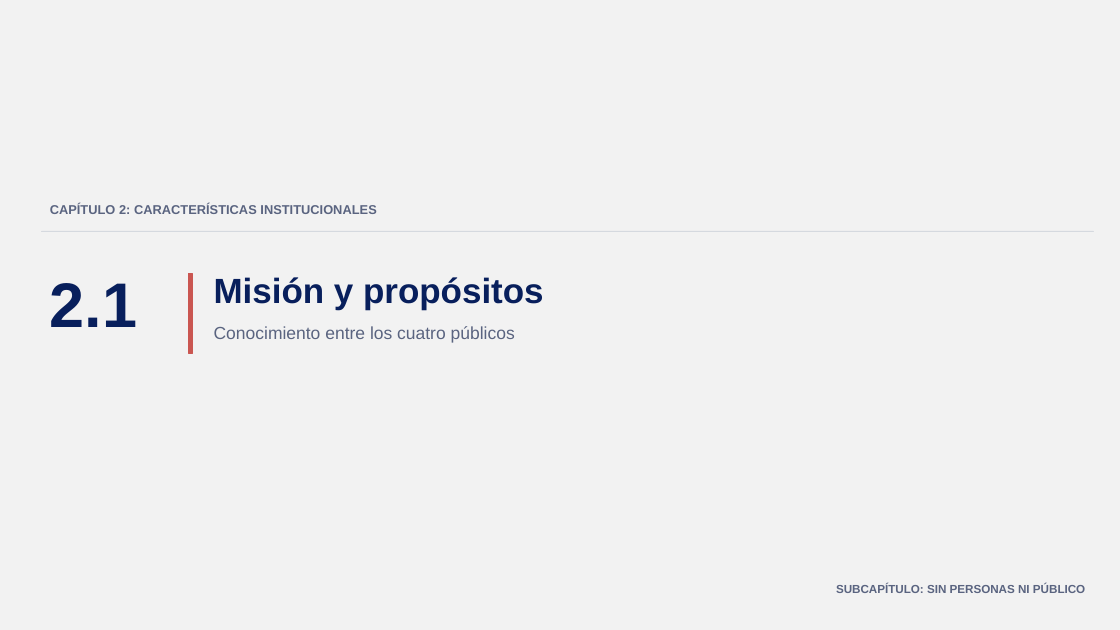
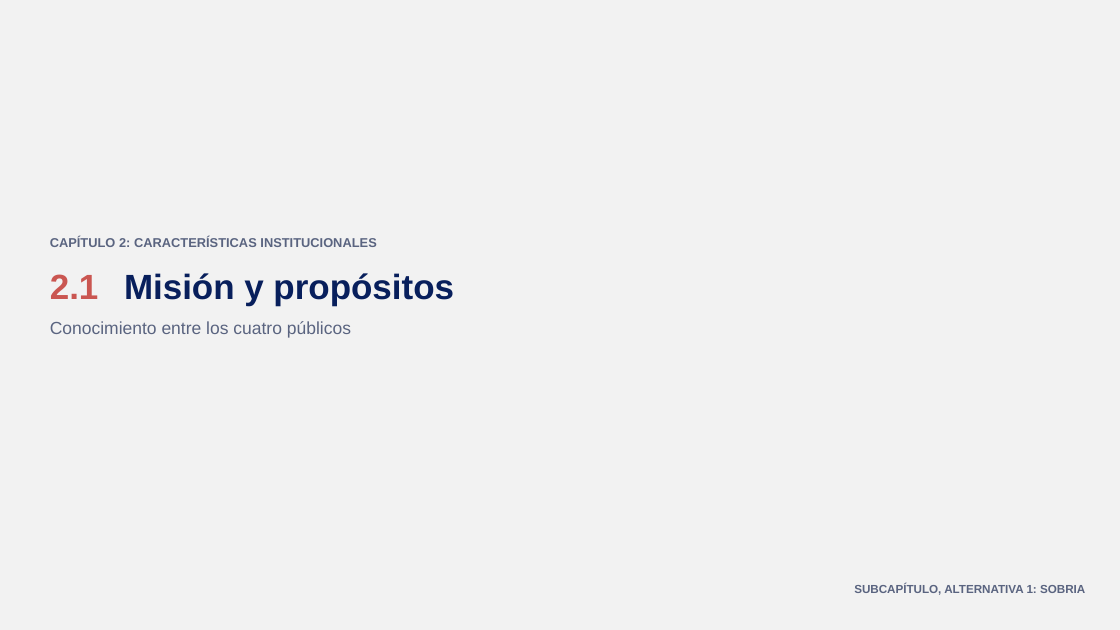
Before and after one commit to GonzaloAlmendariz/prosecnur-app, a slide deck: slide 6 of docs/qa/motor-ppt-2026-10-06/4-recetario/propuestas-rescatables.pptx (slide 7 before the commit). Drawn at 1120x630 pixels with LibreOffice and Linux fonts; fonts in the diff are those of the drawing; background and template pictures are left out. Boxes give left, top, right and bottom in pixels: in the first picture for what was removed or moved away, otherwise in the second. Text is boxed around its words. In the diff, an @@ line names an element or a change of style, - is before the commit and + after.

```diff
--- a/docs/qa/motor-ppt-2026-10-06/4-recetario/propuestas-rescatables.pptx
+++ b/docs/qa/motor-ppt-2026-10-06/4-recetario/propuestas-rescatables.pptx
@@ text "CAPÍTULO 2: CARACTERÍSTICAS INSTITUCIONALES" moved from (x1=50, y1=204, x2=376, y2=214) to (x1=50, y1=237, x2=376, y2=247) @@
@@ rectangle removed at (x1=41, y1=231, x2=1093, y2=232) @@
@@ text "2.1" at (x1=50, y1=274, x2=99, y2=299): size 54 to 30 pt, text colour #081F5C to #CA5651 @@
@@ text "Misión y propósitos" moved from (x1=214, y1=277, x2=544, y2=310) to (x1=124, y1=273, x2=454, y2=306) @@
@@ rectangle removed at (x1=189, y1=273, x2=192, y2=353) @@
@@ text "Conocimiento entre los cuatro públicos" moved from (x1=214, y1=326, x2=515, y2=343) to (x1=50, y1=321, x2=351, y2=338) @@
@@ text at (x1=854, y1=584, x2=1085, y2=595): text changed @@
-SUBCAPÍTULO: SIN PERSONAS NI PÚBLICO
+SUBCAPÍTULO, ALTERNATIVA 1: SOBRIA
```
Also in this commit, not shown: 11 other slides changed, 5 slides added, 1 slide removed, 2 other files.
